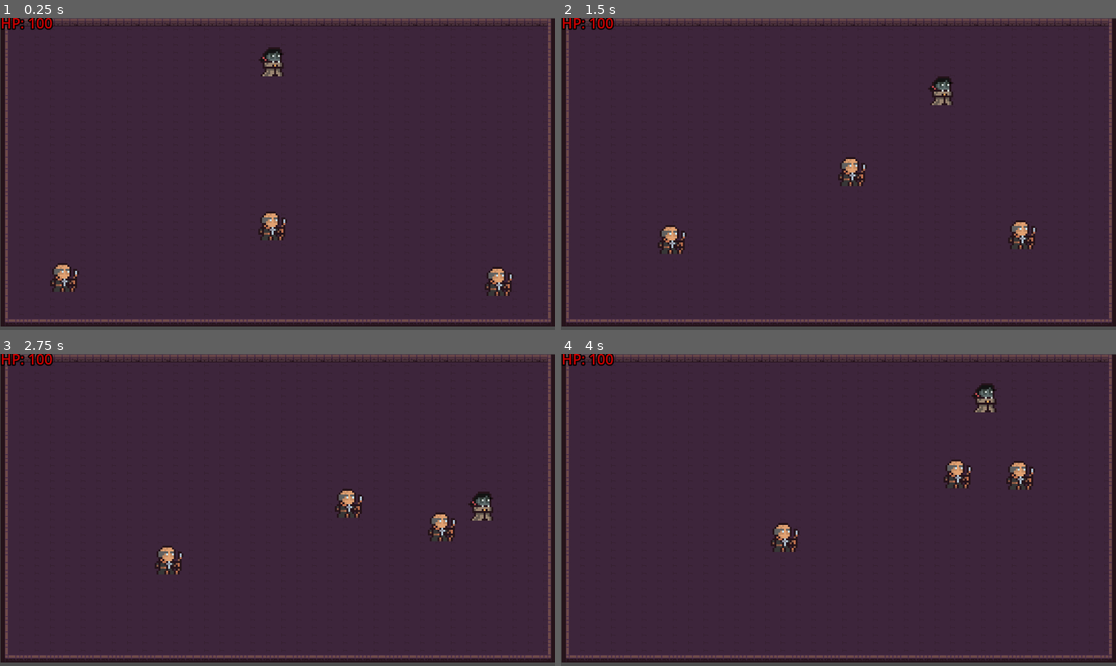
Above: before the commit, frames 1-4 (two rows, left to right).
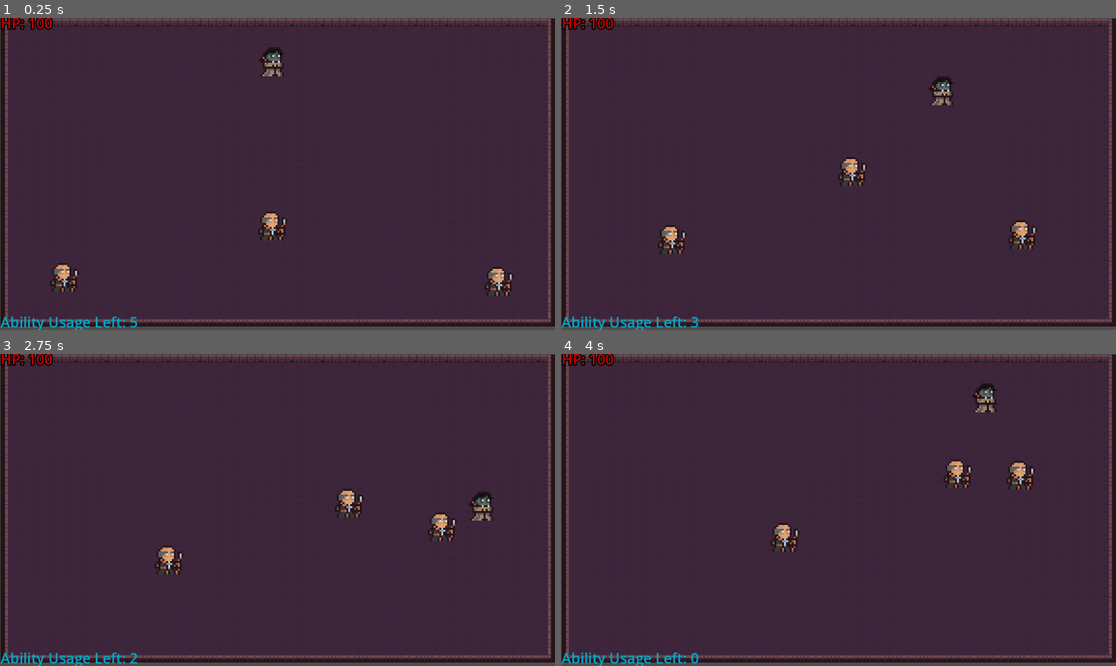
Above: after the commit, the same moments.

Repository: Unnamed-Roguelike-Game/Game
Game: Godot game, scene res://Game.tscn
Two runs of this game, one before a commit and one after it. Both use one fixed random seed, a clock stepped at 60 frames per second and the inputs below.
Inputs:
- Up to frame 1 (0.25 s): no input
- Up to frame 2 (1.5 s): hold D (right) 0.53-1.28 s; tap E (use_ability, bound only after the commit) at 0.6, 1.35 s; hold S (down) from 1.28 s (still down)
- Up to frame 3 (2.75 s): release S (down) at 2.03 s; hold D (right) from 2.03 s (still down); tap E (use_ability, bound only after the commit) at 2.1 s
- Up to frame 4 (4 s): release D (right) at 2.78 s; hold W (up) 2.78-3.53 s; tap E (use_ability, bound only after the commit) at 2.85, 3.6 s; hold A (left) from 3.53 s (still down)

The runs differ from the first frame. In frame 1, 0.4% of the frame differs, in the area x 0-25%, y 95-100%; in frame 2, 0.4%; in frame 3, 0.4%; in frame 4, 0.4%.

Commit message:
#11 #12 #13 A4 Character Ability (#156)
* Use player reference in Enemy and HP scripts

* Add ability usage to heal, limit ability usage

* Fix unused parameter error

* Change ENEMY_SPEED variable to constant

* Add UI for ability usage, create helper function

* Move Ability UI to bottom left of cam

* Remove unused shader

Diff:
--- /dev/null
+++ b/Unnamed Roguelike Game/Ability.gd
@@ -0,0 +1,12 @@
+extends Label
+
+@onready var player = $"../../Player"
+
+# Called every frame. 'delta' is the elapsed time since the previous frame.
+func _process(_delta):
+	if player != null:
+		text = "Ability Usage Left: " + calculate_ability_usages_left()
+
+
+func calculate_ability_usages_left():
+	return str(player.max_ability_usage - player.ability_used_count)
--- a/Unnamed Roguelike Game/Enemy.gd
+++ b/Unnamed Roguelike Game/Enemy.gd
@@ -3,10 +3,10 @@
 @onready var player = $"../../Player"
 @onready var enemy_sprite = $"AnimatedSprite2D"
 
-var ENEMY_SPEED = 100.0
+const ENEMY_SPEED = 100.0
 
 func _physics_process(delta):
-	if get_node("../../Player") != null:
+	if player != null:
 		var direction_of_player = (player.position - self.position).normalized()
 
 		velocity = (direction_of_player * ENEMY_SPEED * delta)
--- a/Unnamed Roguelike Game/Game.tscn
+++ b/Unnamed Roguelike Game/Game.tscn
@@ -1,9 +1,10 @@
-[gd_scene load_steps=5 format=3 uid="uid://ck7dgjuf7h6os"]
+[gd_scene load_steps=6 format=3 uid="uid://ck7dgjuf7h6os"]
 
 [ext_resource type="PackedScene" uid="uid://dda8c5x4mggrb" path="res://Room.tscn" id="1_2tscc"]
 [ext_resource type="PackedScene" uid="uid://b06g5m8ciufci" path="res://Player.tscn" id="2_5qbtk"]
 [ext_resource type="Script" path="res://HP.gd" id="3_emkpw"]
 [ext_resource type="PackedScene" uid="uid://bje1j8ngmq02f" path="res://Enemy.tscn" id="3_j2fa5"]
+[ext_resource type="Script" path="res://Ability.gd" id="5_vtb4k"]
 
 [node name="Game" type="Node2D"]
 
@@ -39,3 +40,12 @@
 theme_override_constants/outline_size = 10
 theme_override_font_sizes/font_size = 30
 script = ExtResource("3_emkpw")
+
+[node name="Ability" type="Label" parent="UI"]
+offset_left = 1.0
+offset_top = 610.0
+offset_right = 123.0
+offset_bottom = 668.0
+theme_override_colors/font_color = Color(0, 0.670588, 0.788235, 1)
+theme_override_font_sizes/font_size = 30
+script = ExtResource("5_vtb4k")
--- a/Unnamed Roguelike Game/HP.gd
+++ b/Unnamed Roguelike Game/HP.gd
@@ -1,5 +1,6 @@
 extends Label
 
+@onready var player = $"../../Player"
 
 # Called when the node enters the scene tree for the first time.
 func _ready():
@@ -7,8 +8,8 @@
 
 
 # Called every frame. 'delta' is the elapsed time since the previous frame.
-func _process(delta):
-	if get_node("../../Player") != null:
-		text = "HP: " + str(get_node("../../Player").get("player_health"))
+func _process(_delta):
+	if player != null:
+		text = "HP: " + str(player.get("player_health"))
 	else:
 		text = "You have died"
--- a/Unnamed Roguelike Game/Player.gd
+++ b/Unnamed Roguelike Game/Player.gd
@@ -1,28 +1,46 @@
 extends CharacterBody2D
 
+var max_ability_usage = 5
+var max_player_health = 100
+
 var player_speed = 300.0
-
-@onready var player_health = 100
+var player_health = 100
 
 var enemies_in_hitbox = []
-
+var ability_used_count = 0
 
 func _physics_process(delta):
-
 	var input_direction = Input.get_vector("left", "right", "up", "down").normalized()
 	velocity = input_direction * player_speed * delta
+
+	if Input.is_action_just_pressed("use_ability"):
+		use_heal_ability(10)
 
 	move_and_collide(velocity)
 
 
-func _player_death():
+func use_heal_ability(health_to_heal):
+	if ability_used_count >= max_ability_usage:
+		return
+
+	else:
+		heal_player_hp(health_to_heal)
+		ability_used_count += 1
+
+# Heal player up to no more than their current max HP.
+func heal_player_hp(health_to_heal):
+	player_health += health_to_heal
+
+	if player_health > max_player_health:
+		player_health = max_player_health
+
+func player_death():
 	if player_health <= 0:
 		self.queue_free()
 
-
-func _player_hit():
+func player_hit():
 	player_health -= 10
-	_player_death()
+	player_death()
 	modulate.a = 0.5
 	modulate.b = 0
 	modulate.g = 0
@@ -41,7 +59,7 @@
 		if enemies_in_hitbox.is_empty():
 			enemies_in_hitbox.push_back(body.name)
 		if modulate.a == 1:
-			_player_hit()
+			player_hit()
 		#print(enemies_in_hitbox)
 
 
@@ -56,4 +74,4 @@
 	modulate.b = 1
 	modulate.g = 1
 	if !enemies_in_hitbox.is_empty():
-		_player_hit()
+		player_hit()
--- a/Unnamed Roguelike Game/project.godot
+++ b/Unnamed Roguelike Game/project.godot
@@ -41,6 +41,11 @@
 , Object(InputEventKey,"resource_local_to_scene":false,"resource_name":"","device":-1,"window_id":0,"alt_pressed":false,"shift_pressed":false,"ctrl_pressed":false,"meta_pressed":false,"pressed":false,"keycode":0,"physical_keycode":4194321,"key_label":0,"unicode":0,"echo":false,"script":null)
 ]
 }
+use_ability={
+"deadzone": 0.5,
+"events": [Object(InputEventKey,"resource_local_to_scene":false,"resource_name":"","device":-1,"window_id":0,"alt_pressed":false,"shift_pressed":false,"ctrl_pressed":false,"meta_pressed":false,"pressed":false,"keycode":0,"physical_keycode":69,"key_label":0,"unicode":101,"echo":false,"script":null)
+]
+}
 
 [rendering]
 
